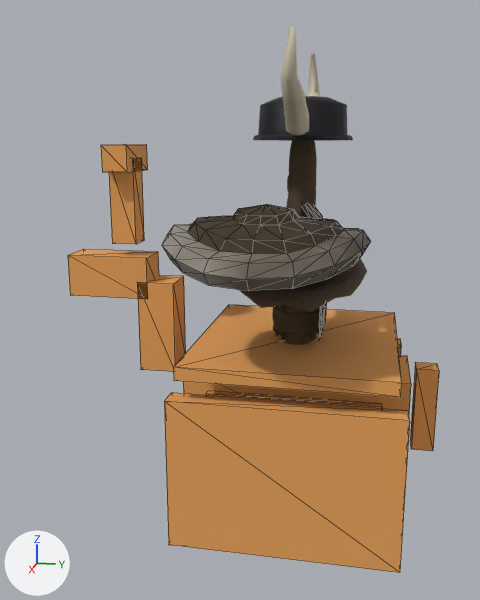
A saved change to the glTF model csharp/Unciv.Godot/Packs/units/models/unit/Khan.glb.
One viewpoint serves both versions: a camera (50 mm lens) standing at (2.288, 0.242, 1.423) and looking at (-0.013, -0.218, 0.848). Every picture has the same lights, and +X, +Y and +Z are marked at lower left. The older version comes first. Mesh edges are drawn as thin lines on the coarser meshes. Where no turn or scale is listed for an object, it has been applied to the vertices. Vertices at exactly the same position are counted once.

Script lines for the objects in view, before the commit:
```python
mat_horse = principled_material('Horse')
mat_horse.base_color = (0.8, 0.36, 0.1)  # orange #e7a259
mat_horse.roughness = 1.0
me_horse = bpy.data.meshes.new('Horse')
me_horse.from_pydata(...)  # 120 vertices, 180 faces; spans x -0.412..0.412, y -0.84..0.488, z 0.0..1.395
me_horse.materials.append(mat_horse)  # orange #e7a259
me_mesh_barbarian_round_shield = bpy.data.meshes.new('Mesh_Barbarian_Round_Shield')
me_mesh_barbarian_round_shield.from_pydata(...)  # 151 vertices, 284 faces; spans x -0.307..0.307, y -0.307..0.307, z -0.101..0.13
# faces by material slot: [146, 138]
me_mesh_barbarian_round_shield.materials.append(mat_cloth)
me_mesh_barbarian_round_shield.materials.append(mat_teamcolor)
me_mesh_skinned = bpy.data.meshes.new('Mesh_skinned')
me_mesh_skinned.from_pydata(...)  # 2579 vertices, 4741 faces; spans x -0.42..0.47, y -0.232..0.23, z 0.0..1.153
# faces by material slot: [4045, 180, 180, 160, 96, 80]
me_mesh_skinned.materials.append(mat_wool)
me_mesh_skinned.materials.append(mat_fur)
me_mesh_skinned.materials.append(mat_leather)
me_mesh_skinned.materials.append(mat_iron)
me_mesh_skinned.materials.append(mat_bone)
me_mesh_skinned.materials.append(mat_hair)
ob_barbarian_round_shield = bpy.data.objects.new('Barbarian_Round_Shield', me_mesh_barbarian_round_shield)
ob_barbarian_round_shield.location = (0.339, -0.069, 1.1)
ob_horsemesh = bpy.data.objects.new('HorseMesh', me_horse)
ob_horsemesh.location = (0.0, 0.0, 0.0)
ob_warrior = bpy.data.objects.new('Warrior', me_mesh_skinned)
ob_warrior.location = (0.0, 0.0, 0.57)
```
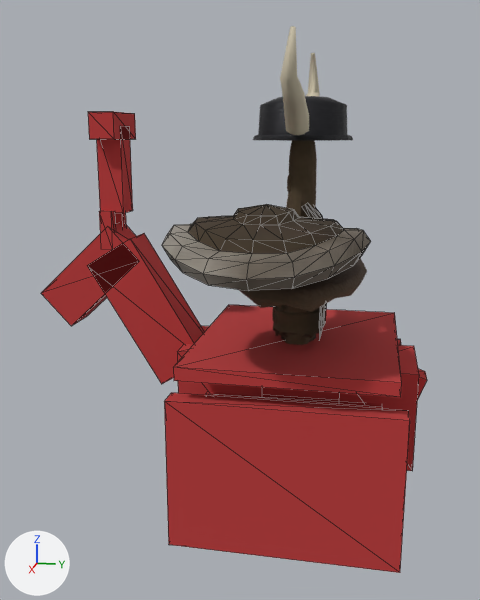
Where the change shows, as pixel boxes (x1, y1, x2, y2) in the pictures (480 x 600 px; the box of a moved part takes in the faces that stretch with it):
'HorseMesh', recoloured, reshaped (orange to red, 7% taller)
    before: (68, 144, 439, 573)
    after: (41, 112, 427, 573)
part 1 of me_horse, added (red)
    after: (177, 326, 263, 396)
part 2 of me_horse, added (red)
    after: (339, 345, 419, 471)
part 3 of me_horse, added
    after: (99, 211, 116, 233)
part 4 of me_horse, added (mostly hidden)
    after: (115, 213, 126, 226)
part 5 of me_horse, moved or reshaped
    before: (109, 159, 144, 244)
    after: (96, 126, 133, 213)
part 6 of me_horse, moved or reshaped
    before: (101, 144, 148, 172)
    after: (88, 112, 136, 139)
part 7 of me_horse, deleted (orange)
    before: (137, 275, 186, 372)
part 8 of me_horse, deleted (orange)
    before: (410, 362, 439, 451)
part 9 of me_horse, built on
    before: (68, 249, 159, 299)
    after: (41, 223, 204, 384)
part 10 of me_horse, added (mostly hidden)
    after: (417, 369, 427, 400)

Diff of the bpy script that builds the scene:
```diff
--- a/csharp/Unciv.Godot/Packs/units/models/unit/Khan.glb.py
+++ b/csharp/Unciv.Godot/Packs/units/models/unit/Khan.glb.py
@@ mat_horse @@
 mat_horse = principled_material('Horse')
-mat_horse.base_color = (0.8, 0.36, 0.1)  # orange #e7a259
+mat_horse.base_color = (0.5, 0.04, 0.04)  # red #bc3838
 mat_horse.roughness = 1.0
@@ me_horse @@
 # used by ob_horsemesh; location = (0.0, 0.0, 0.0)
 # verts and faces of me_horse; kept vertices keep their numbers, new ones are numbered from 120
-me_horse.from_pydata(...)  # 120 vertices, 180 faces; spans x -0.412..0.412, y -0.84..0.488, z 0.0..1.395
+me_horse.from_pydata(...)  # 152 vertices, 228 faces; spans x -0.412..0.412, y -0.952..0.45, z 0.0..1.504
+# me_horse part 1: a new loose piece, a box spanning x -0.165..0.165, y -0.405..-0.105, z 0.322..0.697, in mat_horse (red #bc3838)
+# me_horse part 2: a new loose piece, a box spanning x -0.157..0.157, y 0.157..0.412, z 0.322..0.668, in mat_horse (red #bc3838)
+# me_horse part 3: a new loose piece, a box spanning x 0.034..0.071, y -0.708..-0.663, z 1.032..1.167, in mat_horse (red #bc3838)
+# me_horse part 4: a new loose piece, a box spanning x -0.071..-0.034, y -0.708..-0.663, z 1.032..1.167, in mat_horse (red #bc3838)
+# me_horse part 5: the loose piece of 8 vertices spanning x -0.045..0.045, y -0.675..-0.585, z 1.05..1.35 is moved by (0.0, -0.041, 0.109)
+# me_horse part 6: the loose piece of 8 vertices spanning x -0.105..0.105, y -0.675..-0.585, z 1.305..1.395 is moved by (0.0, -0.041, 0.109)
+# me_horse part 7: the loose piece of 8 vertices spanning x -0.068..0.068, y -0.577..-0.442, z 0.585..0.915 is deleted
+# me_horse part 8: the loose piece of 8 vertices spanning x -0.038..0.038, y 0.412..0.488, z 0.345..0.645 is deleted
+# me_horse part 9
+# 8 vertices are removed from x -0.068..0.068, y -0.84..-0.54, z 0.855..1.005
+# 12 faces are deleted
+# 8 vertices are added at x -0.075, y -0.952..-0.329, z 0.536..1.116
+# 8 new vertices lie (0.15, 0.0, 0.0) away from vertices in x -0.075, y -0.952..-0.329, z 0.536..1.116
+# 24 new faces join them
+# me_horse part 10
+verts[136] = (-0.045, 0.295, 0.187)
+verts[137] = (-0.045, 0.45, 0.61)  # pixel (425, 371)
+verts[138] = (-0.045, 0.351, 0.646)
+verts[139] = (-0.045, 0.197, 0.223)
+for new, old in zip([*range(140, 144)], [*range(136, 140)]): verts[new] = verts[old] + (0.09, 0.0, 0.0)
+faces += [(140, 141, 142), (140, 142, 143), (136, 138, 137), (136, 139, 138), (137, 142, 141), (137, 138, 142)]
+faces += [(136, 140, 143), (136, 143, 139), (139, 143, 142), (138, 139, 142), (136, 141, 140), (136, 137, 141)]
 me_horse.materials.append(mat_horse)
```
